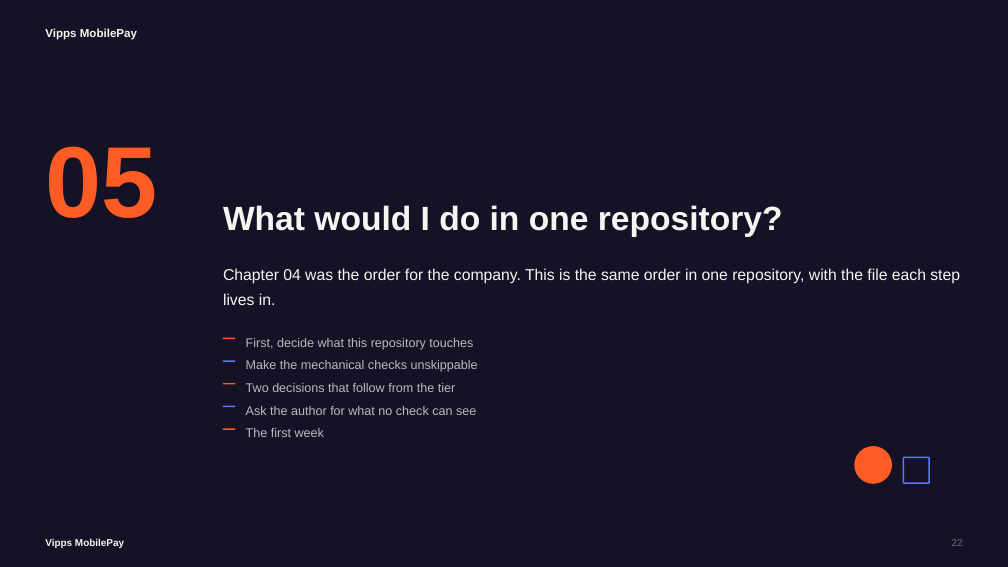
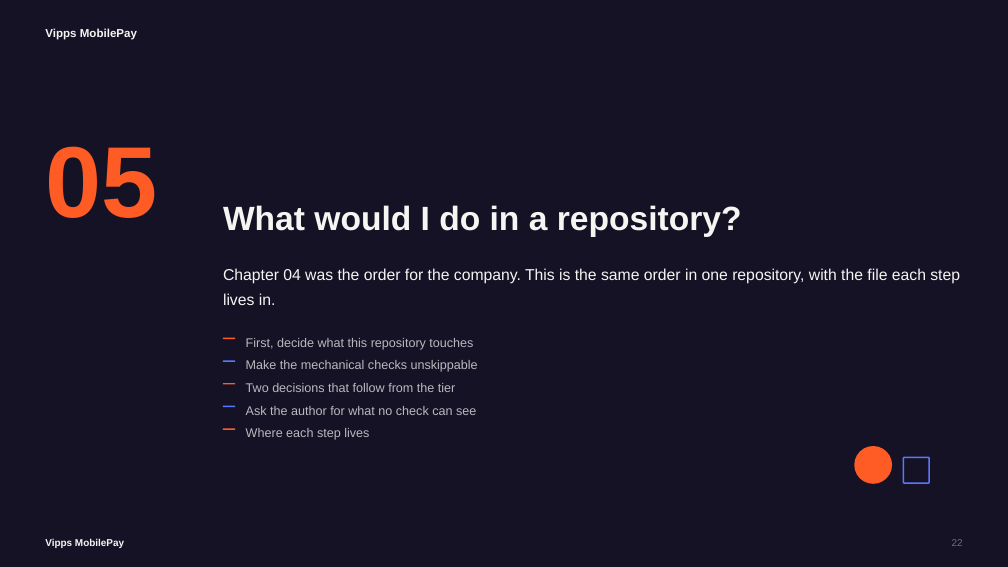
Before and after one commit to svenmalvik/buildtounderstand.org, a slide deck: slide 22 of presentations/what-is-the-second-pair-of-eyes-for-vippsmobilepay.pptx. Drawn at 1008x567 pixels with LibreOffice and Linux fonts; fonts in the diff are those of the drawing. Boxes give left, top, right and bottom in pixels: in the first picture for what was removed or moved away, otherwise in the second. Text is boxed around its words. In the diff, an @@ line names an element or a change of style, - is before the commit and + after.

```diff
--- a/presentations/what-is-the-second-pair-of-eyes-for-vippsmobilepay.pptx
+++ b/presentations/what-is-the-second-pair-of-eyes-for-vippsmobilepay.pptx
@@ text at box(223, 205, 742, 237): text changed @@
-What would I do in one repository?
+What would I do in a repository?
@@ text at box(246, 428, 369, 440): text changed @@
-The first week
+Where each step lives
```
Also in this commit, not shown: 5 other slides changed, 5 other files.
